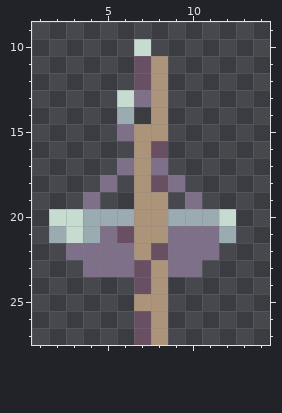
Edited in one commit: pixel-art file (Art/Sprites/fire/brasier.aseprite). That is the earlier state.
15x28 pixels, 1 frame. Shown: x 1..14, y 9..27.
The same view after the edit:
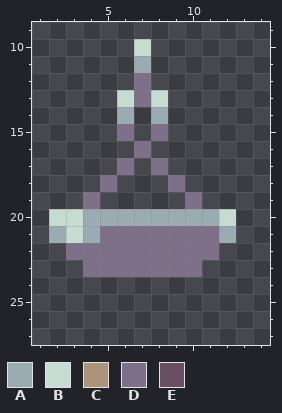
Palette (. is transparent): A #9babb2  B #c7dcd0  C #ab947a  D #7f708a  E #694f62
From old to new:
layer "brasier_stick" now hidden
y 11: x 7..8 EC -> A.
y 12: x 7..8 EC -> D.
y 13: x 8 C -> B
y 14: x 8 C -> A
y 15: x 7..8 CC -> .D
y 16: x 7..8 CE -> D.
y 17: x 7 C -> .
y 18: x 7..8 CE -> ..
y 19: x 7..8 CC -> ..
y 20: x 7..8 CC -> AA
y 21: x 6..8 ECC -> DDD
y 22: x 7..8 CE -> DD
y 23: x 7..8 EC -> DD
y 24: x 7..8 EC -> ..
y 25: x 7..8 CC -> ..
y 26..27: x 7..8 EC -> ..
Pixel boxes of the changes (left, top, right, bottom) in both pictures:
changed: (117, 56, 168, 345)
